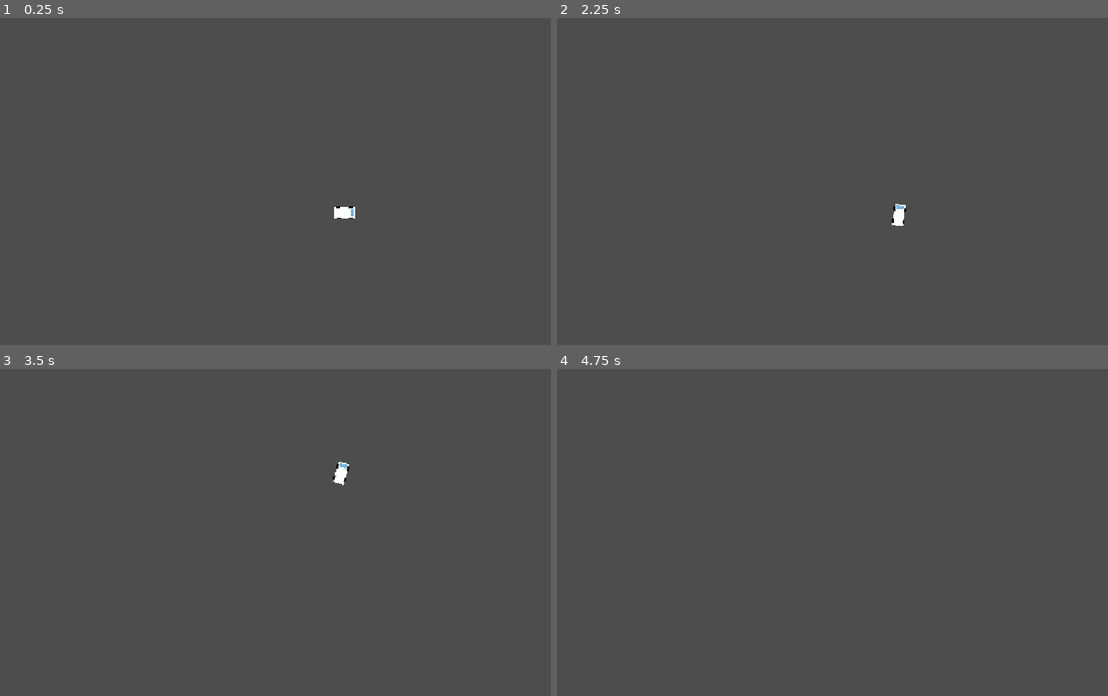
Above: before the commit, frames 1-4 (two rows, left to right).
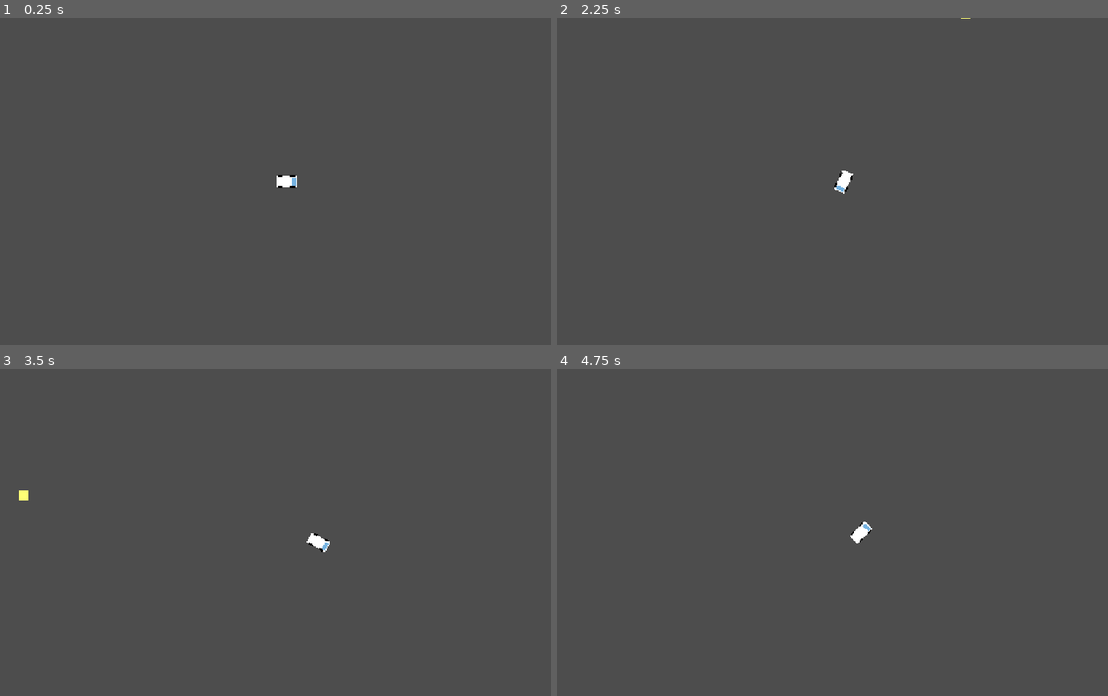
Above: after the commit, the same moments.

Repository: Bolb2019/Nexus
Game: Godot game, scene res://Main/Main.tscn
The game is run twice, just before and just after one commit, with the same random seed, the same clock (stepped at 60 frames per second) and the same inputs.
Inputs (mouse positions are in pixels of both pictures, inside the frame that each line leads up to):
- Up to frame 1 (0.25 s): no input
- Up to frame 2 (2.25 s): tap Enter at 0.5 s; move the mouse to (970, 165) at 0.52 s; hold D (Turn_Right) 0.53-1.28 s; tap Alt at 0.6, 2.1 s; click (970, 165) at 0.67 s; move the mouse to (727, 197) at 1.27 s; hold Down 1.28-2.03 s; tap Shift at 1.35 s; tap Space at 2 s; move the mouse to (904, 109) at 2.02 s; hold D (Turn_Right) from 2.03 s (still down)
- Up to frame 3 (3.5 s): move the mouse to (258, 597) at 2.77 s; release D (Turn_Right) at 2.78 s; hold W (Forward) from 2.78 s (still down); tap Shift at 2.85 s; click (258, 597) at 2.92 s
- Up to frame 4 (4.75 s): move the mouse to (1019, 581) at 3.52 s; release W (Forward) at 3.53 s; hold A (Turn_Left) from 3.53 s (still down); tap Alt at 3.6 s; move the mouse to (667, 483) at 4.27 s; tap Shift at 4.35 s

The runs differ from the first frame. In frame 1, 0.3% of the frame differs, in the area x 50-65%, y 48-62%; in frame 2, 0.3%; in frame 3, 0.3%, in the area x 3-64%, y 28-56%; in frame 4, 0.1%.

Commit message:
feat: spawning collectables

Diff:
--- a/nexus/Main/Main.tscn
+++ b/nexus/Main/Main.tscn
@@ -1,8 +1,11 @@
 [gd_scene format=3 uid="uid://c5nq0x0kidi5v"]
 
 [ext_resource type="PackedScene" uid="uid://cs2esnkvg0kjt" path="res://Player/Player.tscn" id="1_lxy7q"]
+[ext_resource type="PackedScene" uid="uid://sikv4aa8o7vj" path="res://Objectives/Spawners/Cheese Spawner.tscn" id="2_83ytx"]
 
-[node name="Node2D" type="Node2D" unique_id=381744176]
+[node name="Main" type="Node2D" unique_id=381744176]
 
-[node name="CharacterBody2D" parent="." unique_id=1748143763 instance=ExtResource("1_lxy7q")]
+[node name="Player" parent="." unique_id=1748143763 instance=ExtResource("1_lxy7q")]
 position = Vector2(691, 385)
+
+[node name="Cheese Spawner" parent="." unique_id=874335331 instance=ExtResource("2_83ytx")]
--- /dev/null
+++ b/nexus/Objectives/Objects/Cheese.tscn
@@ -0,0 +1,47 @@
+[gd_scene format=3 uid="uid://dr5mav3y6dyjb"]
+
+[ext_resource type="Script" uid="uid://bv0nml1obpp0c" path="res://Objectives/Objects/Cheese_Collide.gd" id="1_h1amk"]
+
+[sub_resource type="RectangleShape2D" id="RectangleShape2D_0g4wg"]
+size = Vector2(22, 22)
+
+[sub_resource type="Gradient" id="Gradient_h1amk"]
+colors = PackedColorArray(1, 1, 0.4627451, 1, 1, 1, 1, 0)
+
+[node name="Cheese" type="Area2D" unique_id=1549110226]
+script = ExtResource("1_h1amk")
+
+[node name="ColorRect" type="ColorRect" parent="." unique_id=1244145970]
+offset_left = -10.0
+offset_top = -10.0
+offset_right = 10.0
+offset_bottom = 10.0
+color = Color(1, 1, 0.4627451, 1)
+
+[node name="CollisionShape2D" type="CollisionShape2D" parent="." unique_id=854050943]
+visible = false
+shape = SubResource("RectangleShape2D_0g4wg")
+
+[node name="CPUParticles2D" type="CPUParticles2D" parent="." unique_id=1723078245]
+emitting = false
+amount = 60
+one_shot = true
+speed_scale = 3.0
+explosiveness = 0.65
+randomness = 0.46
+spread = 180.0
+gravity = Vector2(0, 0)
+initial_velocity_min = 39.22
+initial_velocity_max = 39.22
+linear_accel_min = 10.78
+linear_accel_max = 10.78
+radial_accel_min = 28.43
+radial_accel_max = 28.43
+angle_min = -720.0
+angle_max = 720.0
+scale_amount_min = 2.0
+scale_amount_max = 10.0
+color = Color(1, 1, 0.4627451, 1)
+color_ramp = SubResource("Gradient_h1amk")
+
+[connection signal="body_entered" from="." to="." method="_on_body_entered"]
--- /dev/null
+++ b/nexus/Objectives/Objects/Cheese_Collide.gd
@@ -0,0 +1,20 @@
+extends Area2D
+
+var dying = false
+
+# Called when the node enters the scene tree for the first time.
+func _ready() -> void:
+	pass # Replace with function body.
+
+
+# Called every frame. 'delta' is the elapsed time since the previous frame.
+func _process(delta: float) -> void:
+	if (dying and $CPUParticles2D.emitting == false):
+		queue_free()
+
+
+func _on_body_entered(body: Node2D) -> void:
+	if (body.name == "Player"):
+		$CPUParticles2D.emitting = true
+		$ColorRect.visible = false
+		dying = true
--- /dev/null
+++ b/nexus/Objectives/Spawners/Cheese Spawner.tscn
@@ -0,0 +1,6 @@
+[gd_scene format=3 uid="uid://sikv4aa8o7vj"]
+
+[ext_resource type="Script" uid="uid://cx8148bgdttn6" path="res://Objectives/Spawners/cheese_spawner.gd" id="1_pejqm"]
+
+[node name="Cheese Spawner" type="Node2D" unique_id=874335331]
+script = ExtResource("1_pejqm")
--- /dev/null
+++ b/nexus/Objectives/Spawners/cheese_spawner.gd
@@ -0,0 +1,27 @@
+extends Node2D
+
+const CHEESE_SPAWN = 50 #High numbers = higher spawns
+const MAX_CHEESE = 20
+
+var time = 0
+var wait_time = 0
+
+# Called when the node enters the scene tree for the first time.
+func _ready() -> void:
+	pass
+
+# Called every frame. 'delta' is the elapsed time since the previous frame.
+func _process(delta: float) -> void:
+	time += delta
+
+	if time > wait_time:
+		wait_time += 1
+		genCheese()
+
+func genCheese():
+	if get_child_count() >= MAX_CHEESE:
+		return
+
+	var cheese = preload("res://Objectives/Objects/Cheese.tscn").instantiate()
+	add_child(cheese)
+	cheese.global_position =  Vector2(randi() % 1080, randi() % 1080)
--- a/nexus/Player/Player.tscn
+++ b/nexus/Player/Player.tscn
@@ -4,7 +4,7 @@
 
 [sub_resource type="RectangleShape2D" id="RectangleShape2D_b6ncb"]
 
-[node name="CharacterBody2D" type="CharacterBody2D" unique_id=1748143763]
+[node name="Player" type="CharacterBody2D" unique_id=1748143763]
 script = ExtResource("1_3qydi")
 
 [node name="Body" type="ColorRect" parent="." unique_id=1565727587]
@@ -54,7 +54,10 @@
 rotation = 1.5707964
 color = Color(0, 0, 0, 1)
 
-[node name="CollisionShape2D" type="CollisionShape2D" parent="Wheel_br" unique_id=1510867913]
-position = Vector2(-9, -6.9999995)
+[node name="CollisionShape2D" type="CollisionShape2D" parent="." unique_id=1510867913]
+rotation = 1.5707964
 scale = Vector2(1, 2)
 shape = SubResource("RectangleShape2D_b6ncb")
+
+[node name="Camera2D" type="Camera2D" parent="." unique_id=2024309942]
+position_smoothing_enabled = true
--- a/nexus/Player/Player_movement.gd
+++ b/nexus/Player/Player_movement.gd
@@ -3,6 +3,7 @@
 const MAX_SPEED = 800
 const ACCELERATION = 18
 const FRICTION = 5
+const TURN_SPEED = 15
 
 var turn_acell = 0.055
 var powerslide = false
@@ -25,16 +26,14 @@
 	elif (velocity.y >= 0):
 		velocity.y -=  FRICTION
 
-	turn_acell = 0.03 + (MAX_SPEED - abs(velocity.y + velocity.x)) / (MAX_SPEED * 10)
+	turn_acell = 0.03 + (MAX_SPEED - abs(velocity.y + velocity.x)) / (MAX_SPEED * TURN_SPEED)
 
 	var modded_turn_accel = turn_acell
-	if (powerslide):
+	if (powerslide and turn_acell <= 1):
 		if (turn_acell <= 0.05):
 			modded_turn_accel *= 2
 		else:
 			modded_turn_accel *= 1.5
-	print(turn_acell)
-	print(modded_turn_accel)
 
 	if (Input.is_action_pressed("Turn_Left")):
 		rotation -= modded_turn_accel
Not shown, added: nexus/Objectives/Objects/Cheese_Collide.gd.uid
Not shown, added: nexus/Objectives/Spawners/cheese_spawner.gd.uid
